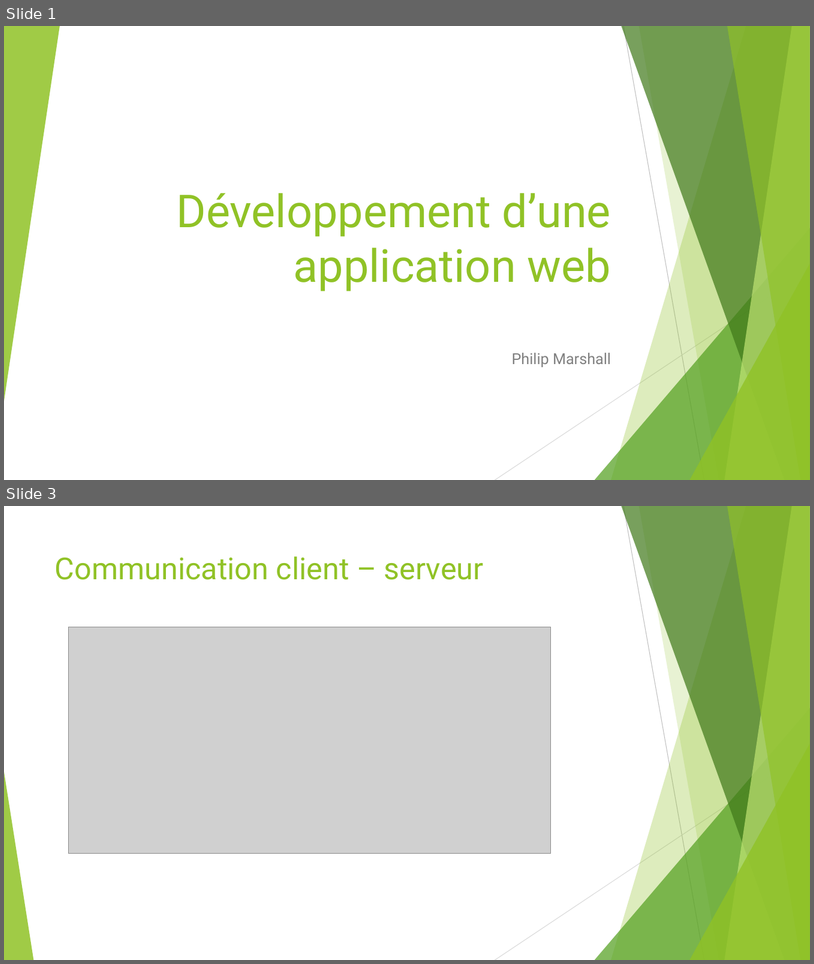
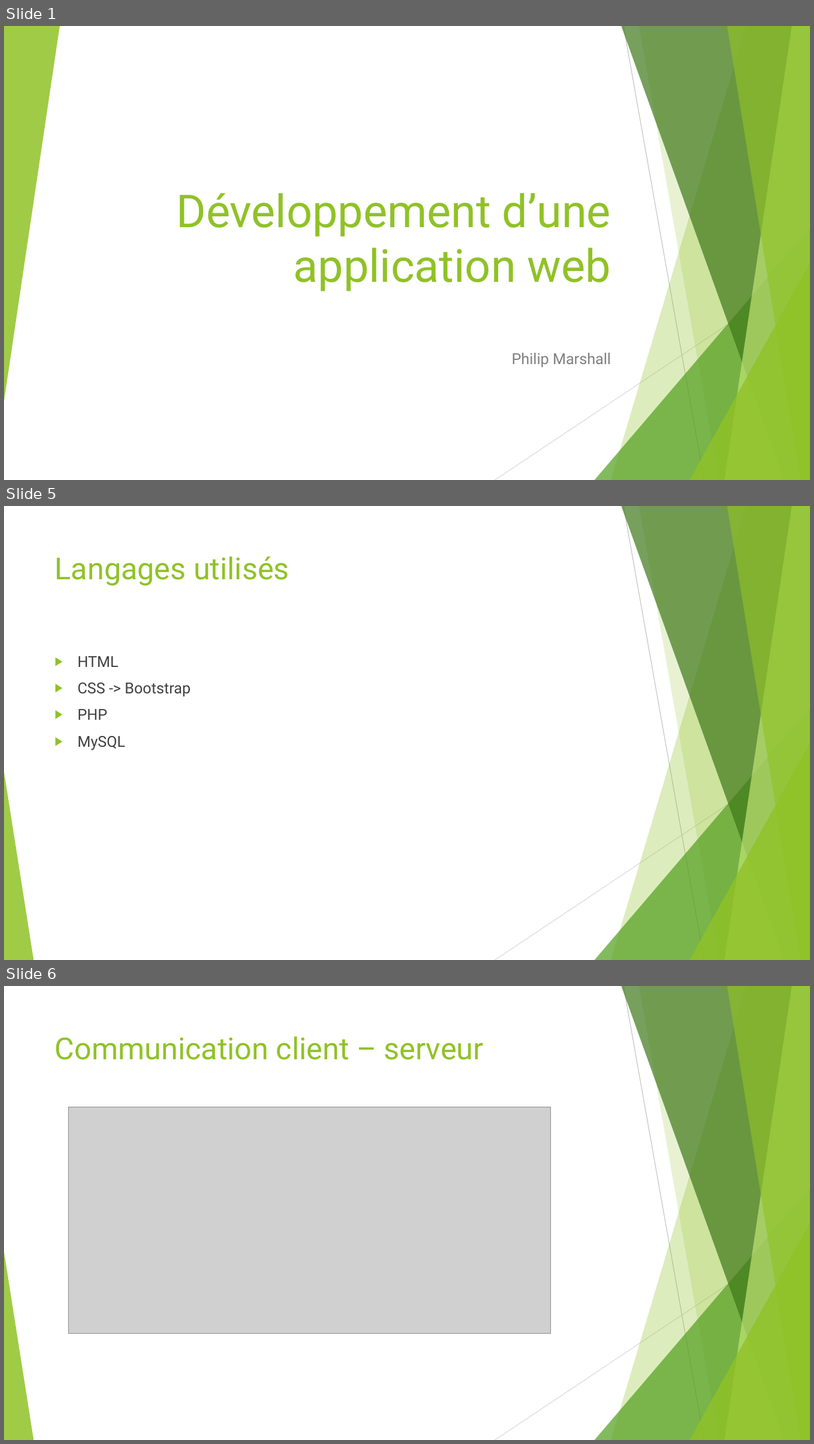
Before and after one commit to MarshallPhilip/TIP-FICTIF, a slide deck: Doc/Presentation/Presentation.pptx. Shown one above the other, each under a label of ours: slides 1 and 3 before the commit, slides 1, 5 and 6 after it; the slides between them are not shown. The pictures are 814x964 and 814x1444 pixels, drawn with LibreOffice and Linux fonts; fonts in the diff are those of the drawing; grey boxes stand for pictures. Boxes give left, top, right and bottom in pixels: in the first picture for what was removed or moved away, otherwise in the second. Text is boxed around its words. In the diff, an @@ line names an element or a change of style, - is before the commit and + after.

```diff
--- a/Doc/Presentation/Presentation.pptx
+++ b/Doc/Presentation/Presentation.pptx
@@ slide 5 added at (4,506,810,960), background #FFFFFF; not listed: 10 template elements that a slide beside it also shows @@
@@ title added at (55,556,290,586), 36 pt, text #90C226 @@
+Langages utilisés
@@ text added at (78,656,191,750), 18 pt, text #404040 @@
+▶ HTML
+▶ CSS -> Bootstrap
+▶ PHP
+▶ MySQL
@@ what was slide 3 is now slide 6 @@
```
Also in this commit, not shown: 1 slide changed, 8 other slides added, 1 slide removed, 1 other file.
